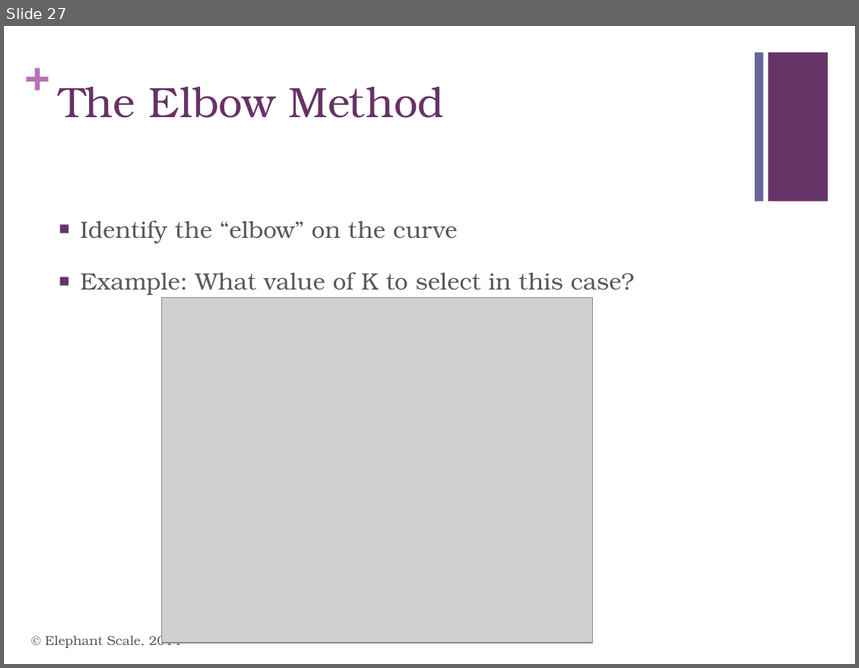
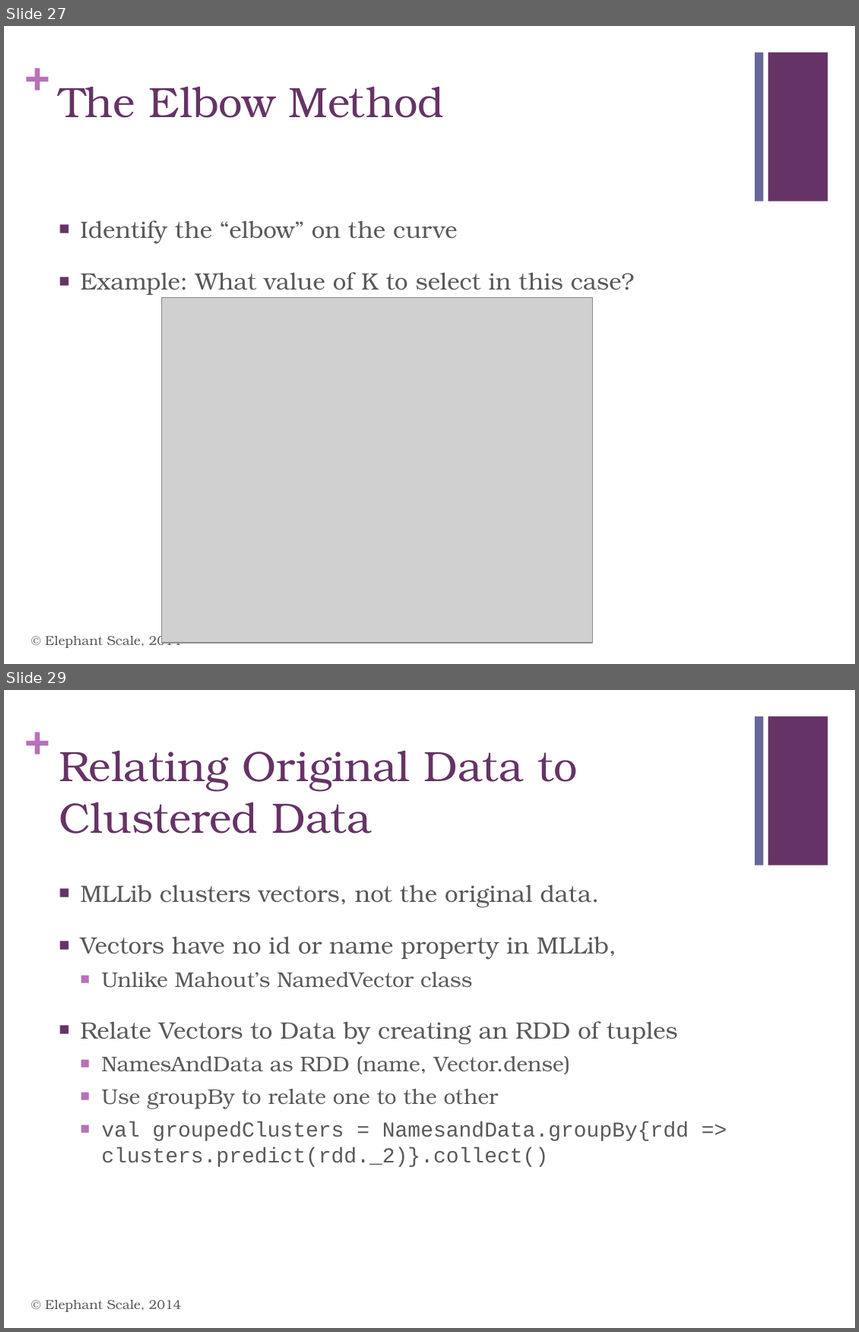
Before and after one commit to mattvinks/spark-labs, a slide deck: slides/MLLib.pptx. Shown one above the other, each under a label of ours: slide 27 before the commit, slides 27 and 29 after it; the slides between them are not shown. The pictures are 859x668 and 859x1332 pixels, drawn with LibreOffice and Linux fonts; fonts in the diff are those of the drawing; grey boxes stand for pictures. Boxes give left, top, right and bottom in pixels: in the first picture for what was removed or moved away, otherwise in the second. Text is boxed around its words. In the diff, an @@ line names an element or a change of style, - is before the commit and + after.

Commit message:
Added more code examples for MLLib

```diff
--- a/slides/MLLib.pptx
+++ b/slides/MLLib.pptx
@@ slide 29 added at bbox=[4, 690, 855, 1328], background #FFFFFF; not listed: 3 template elements that a slide beside it also shows @@
@@ title added at bbox=[59, 751, 577, 834], 36 pt, text #663366 @@
+Relating Original Data to Clustered Data
@@ text added at bbox=[80, 885, 689, 1167], 18 pt, text #595959 @@
+■ MLLib clusters vectors, not the original data.
+■ Vectors have no id or name property in MLLib,
+  ■ Unlike Mahout’s NamedVector class
+■ Relate Vectors to Data by creating an RDD of tuples
+  ■ NamesAndData as RDD (name, Vector.dense)
+  ■ Use groupBy to relate one to the other
+  ■ val groupedClusters = NamesandData.groupBy{rdd => clusters.predict(rdd._2)}.collect()
@@ text added at bbox=[45, 1300, 182, 1312], 11 pt, text #595959 @@
+© Elephant Scale, 2014
```
Also in this commit, not shown: 7 slides changed, 6 other slides added.
